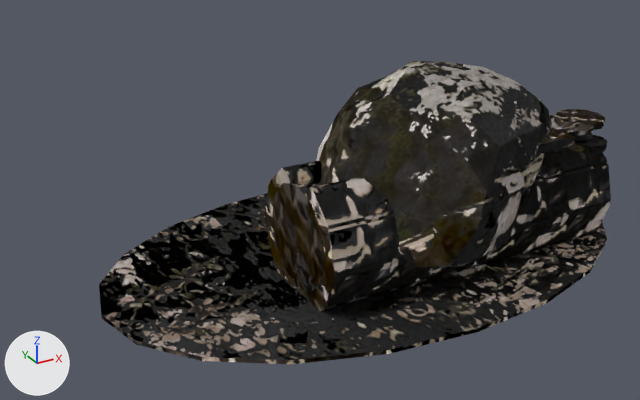
The glTF model godot/project/assets/forest_rescue/props/lf_mechanism_trail_cache.glb, before and after one commit.
One viewpoint serves both versions: a camera (50 mm lens) standing at (-3.71, -4.87, 3.13) and looking at (-0.69, 0.62, 0.38). The lights are fixed; the arrows at lower left show +X, +Y and +Z. The first picture is the older version. Objects named as collision shapes, trigger or cutter boxes, shadow casters or lower levels of detail are left out. Where no turn or scale is listed for an object, it has been applied to the vertices.

In view in the first picture: 'lf_mechanism_trail_cache_LOD0', 'lf_mechanism_trail_cache_cache_lid_LOD0', 'lf_mechanism_trail_cache_mark_landmark_a_LOD0', 'lf_mechanism_trail_cache_mark_landmark_b_LOD0'.
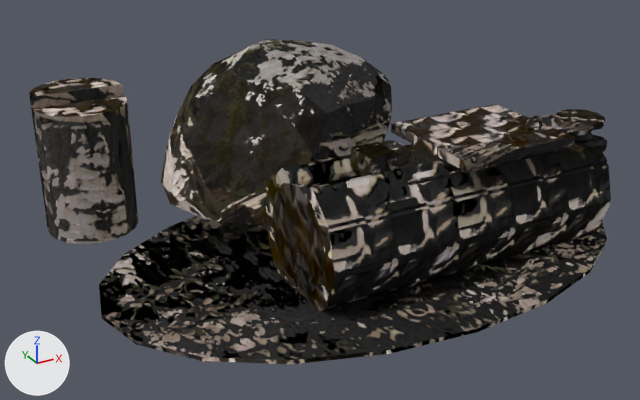
Changed parts and their boxes [x1, y1, x2, y2] in the pictures (640 x 400 px):
'lf_mechanism_trail_cache_mark_landmark_b_LOD0', moved: before [316, 61, 550, 267]; after [161, 39, 392, 224]
'lf_mechanism_trail_cache_mark_landmark_a_LOD0', moved (mostly hidden before): before [442, 264, 486, 278]; after [29, 78, 138, 244]
'lf_mechanism_trail_cache_cache_lid_LOD0', unchanged, uncovered by the edit: before [539, 127, 575, 154]; after [391, 104, 575, 170]

What changed in the scene script:
```text
Change ob_lf_mechanism_trail_cache_mark_landmark_a_lod0:
    ob_lf_mechanism_trail_cache_mark_landmark_a_lod0.location: (0.0, 0.0, 0.0) -> (-2.146, 1.868, 0.0)
Change ob_lf_mechanism_trail_cache_mark_landmark_b_lod0:
    ob_lf_mechanism_trail_cache_mark_landmark_b_lod0.location: (0.0, 0.0, 0.0) -> (-0.659, 1.146, 0.0)
```
